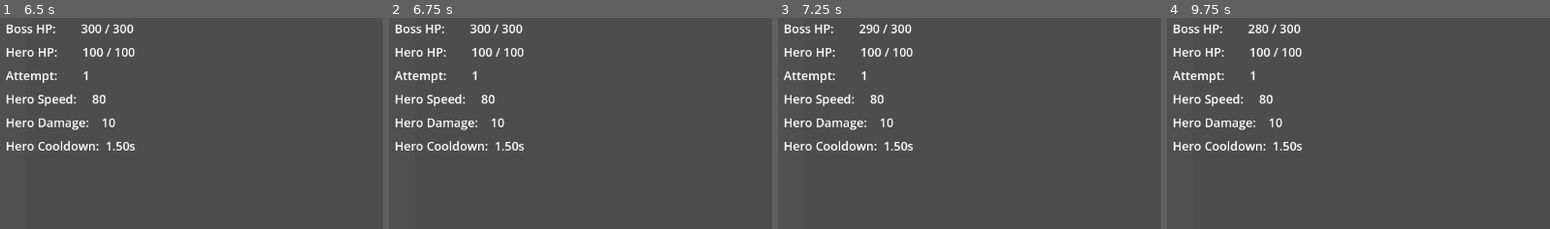
Above: before the commit, frames 1-4 (left to right).
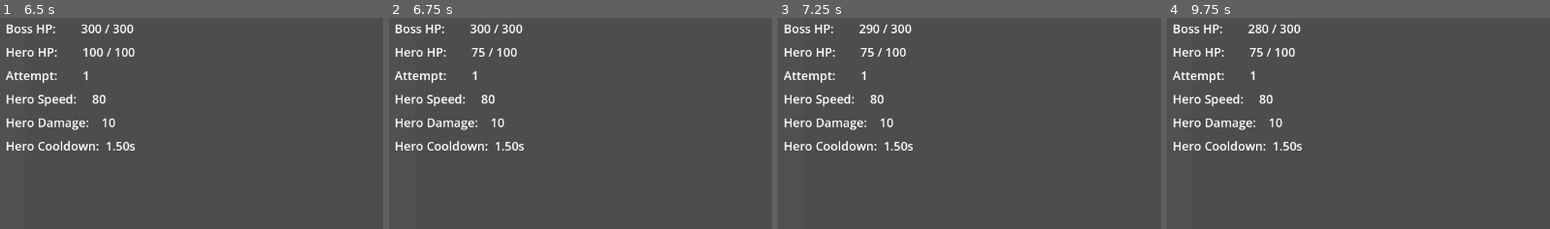
Above: after the commit, the same moments.

Repository: Mausinator08/project-anti-hero
Game: Godot game, scene res://scenes/main.tscn
Same seed, same stepped clock (60 frames per second), same inputs: the game is played once before the commit and once after it.
Inputs:
- Up to frame 1 (6.5 s): hold D (move_right) 0.53-2.03 s; tap K (boss_heavy_attack) at 0.6, 1.55, 2.1, 3.05, 4.35, 5.85 s; tap J (boss_light_attack) at 0.8, 1.35, 2.3, 2.85, 3.8, 5.1 s; hold A (move_left) 2.03-2.78 s; hold D (move_right) 2.78-4.28 s; tap L (boss_projectile) at 3.6 s; hold A (move_left) 4.28-5.03 s; hold D (move_right) 5.03-5.78 s; hold A (move_left) from 5.78 s (still down)
- Up to frame 2 (6.75 s): keep holding A (move_left); tap J (boss_light_attack) at 6.6 s
- Up to frame 3 (7.25 s): keep holding A (move_left)
- Up to frame 4 (9.75 s): release A (move_left) at 7.28 s; hold D (move_right) 7.28-9.53 s; tap L (boss_projectile) at 7.35 s; tap K (boss_heavy_attack) at 7.55, 8.1, 9.05, 9.6 s; tap J (boss_light_attack) at 8.3, 8.85 s; hold A (move_left) from 9.53 s (still down)
The pictures show only the part of the screen within x 0-50%, y 0-50%; the shares and areas given below are measured in that part.

Frame 1 is identical in both runs. In frame 2, 0.3% of the frame differs, in the area x 21-36%, y 14-19%; in frame 3, 0.3%; in frame 4, 0.3%.

Commit message:
Fixed collisions for Boss swipe and slam, as well as for Hero strike and lunge.

Diff:
--- a/scripts/Boss.gd
+++ b/scripts/Boss.gd
@@ -28,13 +28,25 @@
 var game_over: bool = false
 
 @onready var swipe_hitbox: Area2D = $SwipeHitbox
-@onready var slam_hitbox: Area2D  = $SlamHitbox
+@onready var slam_hitbox: Area2D = $SlamHitbox
 
 func _ready() -> void:
 	swipe_hitbox.monitoring = false
 	swipe_hitbox.visible = false
 	slam_hitbox.monitoring = false
 	slam_hitbox.visible = false
+	swipe_hitbox.body_entered.connect(_swipe_collides)
+	slam_hitbox.body_entered.connect(_slam_collides)
+
+func _swipe_collides(body: Node2D) -> void:
+	if not game_over:
+		if body.name == "Hero" and body.has_method("take_damage"):
+			body.take_damage(SWIPE_DAMAGE)
+
+func _slam_collides(body: Node2D) -> void:
+	if not game_over:
+		if body.name == "Hero" and body.has_method("take_damage"):
+			body.take_damage(SLAM_DAMAGE)
 
 func _physics_process(delta: float) -> void:
 	if game_over:
@@ -90,11 +102,6 @@
 	await get_tree().process_frame
 	await get_tree().process_frame
 
-	if not game_over:
-		for body in swipe_hitbox.get_overlapping_bodies():
-			if body.name == "Hero" and body.has_method("take_damage"):
-				body.take_damage(SWIPE_DAMAGE)
-
 	await get_tree().create_timer(0.25).timeout
 
 	swipe_hitbox.monitoring = false
@@ -124,11 +131,6 @@
 
 	await get_tree().process_frame
 	await get_tree().process_frame
-
-	if not game_over:
-		for body in slam_hitbox.get_overlapping_bodies():
-			if body.name == "Hero" and body.has_method("take_damage"):
-				body.take_damage(SLAM_DAMAGE)
 
 	await get_tree().create_timer(SLAM_ACTIVE_TIME).timeout
 
--- a/scripts/Hero.gd
+++ b/scripts/Hero.gd
@@ -7,11 +7,11 @@
 const ATTACK_RANGE: float = 70.0
 const STOP_DISTANCE: float = 65.0
 
-const LUNGE_DAMAGE: int    = 18
+const LUNGE_DAMAGE: int = 18
 const LUNGE_COOLDOWN: float = 3.0
 const LUNGE_DURATION: float = 0.25
-const LUNGE_SPEED: float   = 450.0
-const LUNGE_RANGE: float   = 220.0
+const LUNGE_SPEED: float = 450.0
+const LUNGE_RANGE: float = 220.0
 
 # These start at base values and are updated by GameManager on each respawn
 var max_health: int = 100
@@ -37,6 +37,18 @@
 	strike_hitbox.visible = false
 	lunge_hitbox.monitoring = false
 	lunge_hitbox.visible = false
+	strike_hitbox.body_entered.connect(_strike_collides)
+	lunge_hitbox.body_entered.connect(_lunge_collides)
+
+func _strike_collides(body: Node2D) -> void:
+	if not game_over and not is_dead:
+		if body.name == "Boss" and body.has_method("take_damage"):
+			body.take_damage(attack_damage)
+
+func _lunge_collides(body: Node2D) -> void:
+	if not game_over and not is_dead:
+		if body.name == "Boss" and body.has_method("take_damage"):
+			body.take_damage(LUNGE_DAMAGE)
 
 func _physics_process(delta: float) -> void:
 	if is_dead or game_over:
@@ -90,11 +102,6 @@
 	await get_tree().process_frame
 	await get_tree().process_frame
 
-	if not game_over:
-		for body in strike_hitbox.get_overlapping_bodies():
-			if body.name == "Boss" and body.has_method("take_damage"):
-				body.take_damage(attack_damage)
-
 	await get_tree().create_timer(0.2).timeout
 
 	strike_hitbox.monitoring = false
@@ -118,11 +125,6 @@
 
 	await get_tree().process_frame
 	await get_tree().process_frame
-
-	if not game_over and not is_dead:
-		for body in lunge_hitbox.get_overlapping_bodies():
-			if body.name == "Boss" and body.has_method("take_damage"):
-				body.take_damage(LUNGE_DAMAGE)
 
 	lunge_hitbox.monitoring = false
 	lunge_hitbox.visible = false
@@ -149,19 +151,19 @@
 	defeated.emit()
 
 func respawn(new_max_health: int, new_move_speed: int, new_attack_damage: int, new_attack_cooldown: float) -> void:
-	max_health               = new_max_health
-	health                   = max_health
-	move_speed               = new_move_speed
-	attack_damage            = new_attack_damage
+	max_health = new_max_health
+	health = max_health
+	move_speed = new_move_speed
+	attack_damage = new_attack_damage
 	attack_cooldown_duration = new_attack_cooldown
-	position                 = SPAWN_POSITION
-	velocity                 = Vector2.ZERO
-	is_dead                  = false
-	attack_cooldown          = 0.0
-	is_lunging               = false
-	lunge_cooldown           = 0.0
-	lunge_hitbox.monitoring  = false
-	lunge_hitbox.visible     = false
+	position = SPAWN_POSITION
+	velocity = Vector2.ZERO
+	is_dead = false
+	attack_cooldown = 0.0
+	is_lunging = false
+	lunge_cooldown = 0.0
+	lunge_hitbox.monitoring = false
+	lunge_hitbox.visible = false
 
 	print(
 		"Hero respawned! HP: ", health,
